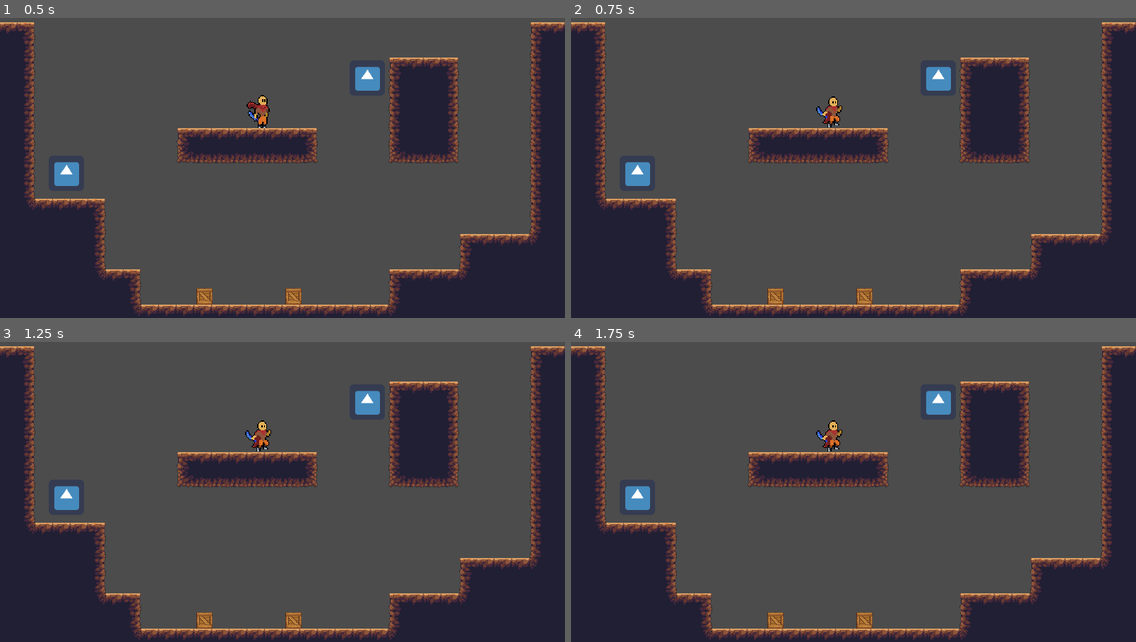
Above: before the commit, frames 1-4 (two rows, left to right).
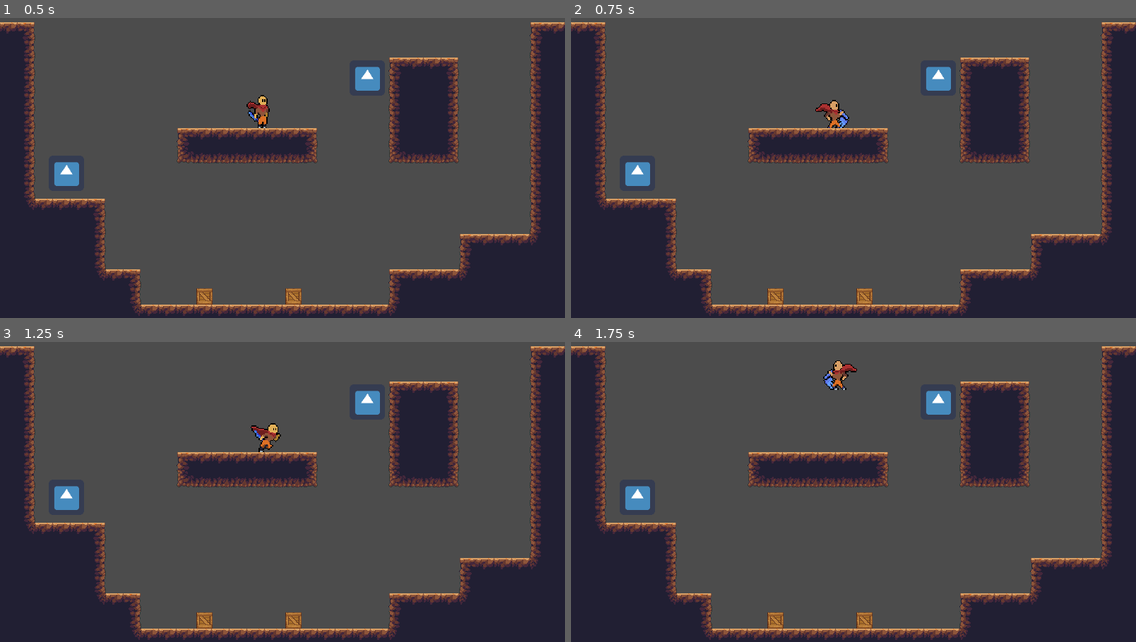
Above: after the commit, the same moments.

Repository: nadzmiidzham/poc-roguelike
Game: Godot game, scene res://src/scene/player_scene.tscn
Same seed, same stepped clock (60 frames per second), same inputs: the game is played once before the commit and once after it. The engine's default icon, where the game draws it, is replaced by a stand-in: a white triangle on a blue panel in a dark square.
Inputs (mouse positions are in pixels of both pictures, inside the frame that each line leads up to):
- Up to frame 1 (0.5 s): no input
- Up to frame 2 (0.75 s): move the mouse to (977, 135) at 0.52 s; press the mouse at (977, 135) at 0.53 s; hold D (right) from 0.53 s (still down)
- Up to frame 3 (1.25 s): keep holding D (right); tap Space (jump) at 0.77, 0.8, 1.07 s
- Up to frame 4 (1.75 s): move the mouse to (740, 492) at 1.27 s; release D (right) at 1.28 s; release the mouse at (740, 492) at 1.28 s; hold A (left) from 1.28 s (still down); tap Space (jump) at 1.35, 1.52 s; click (740, 492) at 1.55 s

Frame 1 is identical in both runs. In frame 2, 0.3% of the frame differs, in the area x 43-50%, y 26-37%; in frame 3, 0.4%; in frame 4, 0.6%, in the area x 43-51%, y 6-37%.

Commit message:
added basic attack state function

Diff:
--- a/src/actor/player/prefab/player.tscn
+++ b/src/actor/player/prefab/player.tscn
@@ -6,7 +6,8 @@
 [ext_resource path="res://src/actor/player/script/state/PlayerStateMachine.gd" type="Script" id=4]
 [ext_resource path="res://src/actor/player/script/Player.gd" type="Script" id=5]
 [ext_resource path="res://src/actor/player/script/state/StateMove.gd" type="Script" id=6]
-[ext_resource path="res://src/actor/player/script/state/StateAttack.gd" type="Script" id=7]
+[ext_resource path="res://src/actor/player/script/state/StateAttackBasic.gd" type="Script" id=7]
+[ext_resource path="res://assets/player/attack_basic.png" type="Texture" id=8]
 [ext_resource path="res://assets/player/player_jump.png" type="Texture" id=10]
 [ext_resource path="res://assets/player/wall_slide.png" type="Texture" id=11]
 
@@ -15,6 +16,273 @@
 height = 19.5442
 
 [sub_resource type="Animation" id=2]
+resource_name = "attack_basic_1"
+length = 0.25
+step = 0.05
+tracks/0/type = "value"
+tracks/0/path = NodePath("Sprite:texture")
+tracks/0/interp = 1
+tracks/0/loop_wrap = true
+tracks/0/imported = false
+tracks/0/enabled = true
+tracks/0/keys = {
+"times": PoolRealArray( 0 ),
+"transitions": PoolRealArray( 1 ),
+"update": 1,
+"values": [ ExtResource( 8 ) ]
+}
+tracks/1/type = "value"
+tracks/1/path = NodePath("Sprite:vframes")
+tracks/1/interp = 1
+tracks/1/loop_wrap = true
+tracks/1/imported = false
+tracks/1/enabled = true
+tracks/1/keys = {
+"times": PoolRealArray( 0 ),
+"transitions": PoolRealArray( 1 ),
+"update": 1,
+"values": [ 1 ]
+}
+tracks/2/type = "value"
+tracks/2/path = NodePath("Sprite:hframes")
+tracks/2/interp = 1
+tracks/2/loop_wrap = true
+tracks/2/imported = false
+tracks/2/enabled = true
+tracks/2/keys = {
+"times": PoolRealArray( 0 ),
+"transitions": PoolRealArray( 1 ),
+"update": 1,
+"values": [ 15 ]
+}
+tracks/3/type = "value"
+tracks/3/path = NodePath("Sprite:position")
+tracks/3/interp = 1
+tracks/3/loop_wrap = true
+tracks/3/imported = false
+tracks/3/enabled = true
+tracks/3/keys = {
+"times": PoolRealArray( 0 ),
+"transitions": PoolRealArray( 1 ),
+"update": 0,
+"values": [ Vector2( 0, -1.986 ) ]
+}
+tracks/4/type = "value"
+tracks/4/path = NodePath("Sprite:rotation_degrees")
+tracks/4/interp = 1
+tracks/4/loop_wrap = true
+tracks/4/imported = false
+tracks/4/enabled = true
+tracks/4/keys = {
+"times": PoolRealArray( 0 ),
+"transitions": PoolRealArray( 1 ),
+"update": 0,
+"values": [ 0.0 ]
+}
+tracks/5/type = "value"
+tracks/5/path = NodePath("Sprite:scale")
+tracks/5/interp = 1
+tracks/5/loop_wrap = true
+tracks/5/imported = false
+tracks/5/enabled = true
+tracks/5/keys = {
+"times": PoolRealArray( 0 ),
+"transitions": PoolRealArray( 1 ),
+"update": 0,
+"values": [ Vector2( 1, 1 ) ]
+}
+tracks/6/type = "value"
+tracks/6/path = NodePath("Sprite:frame")
+tracks/6/interp = 1
+tracks/6/loop_wrap = true
+tracks/6/imported = false
+tracks/6/enabled = true
+tracks/6/keys = {
+"times": PoolRealArray( 0, 0.05, 0.1, 0.15, 0.2 ),
+"transitions": PoolRealArray( 1, 1, 1, 1, 1 ),
+"update": 1,
+"values": [ 0, 1, 2, 3, 4 ]
+}
+
+[sub_resource type="Animation" id=3]
+resource_name = "attack_basic_2"
+length = 0.25
+step = 0.05
+tracks/0/type = "value"
+tracks/0/path = NodePath("Sprite:texture")
+tracks/0/interp = 1
+tracks/0/loop_wrap = true
+tracks/0/imported = false
+tracks/0/enabled = true
+tracks/0/keys = {
+"times": PoolRealArray( 0 ),
+"transitions": PoolRealArray( 1 ),
+"update": 1,
+"values": [ ExtResource( 8 ) ]
+}
+tracks/1/type = "value"
+tracks/1/path = NodePath("Sprite:vframes")
+tracks/1/interp = 1
+tracks/1/loop_wrap = true
+tracks/1/imported = false
+tracks/1/enabled = true
+tracks/1/keys = {
+"times": PoolRealArray( 0 ),
+"transitions": PoolRealArray( 1 ),
+"update": 1,
+"values": [ 1 ]
+}
+tracks/2/type = "value"
+tracks/2/path = NodePath("Sprite:hframes")
+tracks/2/interp = 1
+tracks/2/loop_wrap = true
+tracks/2/imported = false
+tracks/2/enabled = true
+tracks/2/keys = {
+"times": PoolRealArray( 0 ),
+"transitions": PoolRealArray( 1 ),
+"update": 1,
+"values": [ 15 ]
+}
+tracks/3/type = "value"
+tracks/3/path = NodePath("Sprite:position")
+tracks/3/interp = 1
+tracks/3/loop_wrap = true
+tracks/3/imported = false
+tracks/3/enabled = true
+tracks/3/keys = {
+"times": PoolRealArray( 0 ),
+"transitions": PoolRealArray( 1 ),
+"update": 0,
+"values": [ Vector2( 0, -1.986 ) ]
+}
+tracks/4/type = "value"
+tracks/4/path = NodePath("Sprite:rotation_degrees")
+tracks/4/interp = 1
+tracks/4/loop_wrap = true
+tracks/4/imported = false
+tracks/4/enabled = true
+tracks/4/keys = {
+"times": PoolRealArray( 0 ),
+"transitions": PoolRealArray( 1 ),
+"update": 0,
+"values": [ 0.0 ]
+}
+tracks/5/type = "value"
+tracks/5/path = NodePath("Sprite:scale")
+tracks/5/interp = 1
+tracks/5/loop_wrap = true
+tracks/5/imported = false
+tracks/5/enabled = true
+tracks/5/keys = {
+"times": PoolRealArray( 0 ),
+"transitions": PoolRealArray( 1 ),
+"update": 0,
+"values": [ Vector2( 1, 1 ) ]
+}
+tracks/6/type = "value"
+tracks/6/path = NodePath("Sprite:frame")
+tracks/6/interp = 1
+tracks/6/loop_wrap = true
+tracks/6/imported = false
+tracks/6/enabled = true
+tracks/6/keys = {
+"times": PoolRealArray( 0, 0.05, 0.1, 0.15, 0.2 ),
+"transitions": PoolRealArray( 1, 1, 1, 1, 1 ),
+"update": 1,
+"values": [ 5, 6, 7, 8, 9 ]
+}
+
+[sub_resource type="Animation" id=4]
+resource_name = "attack_basic_3"
+length = 0.3
+step = 0.05
+tracks/0/type = "value"
+tracks/0/path = NodePath("Sprite:texture")
+tracks/0/interp = 1
+tracks/0/loop_wrap = true
+tracks/0/imported = false
+tracks/0/enabled = true
+tracks/0/keys = {
+"times": PoolRealArray( 0 ),
+"transitions": PoolRealArray( 1 ),
+"update": 1,
+"values": [ ExtResource( 8 ) ]
+}
+tracks/1/type = "value"
+tracks/1/path = NodePath("Sprite:vframes")
+tracks/1/interp = 1
+tracks/1/loop_wrap = true
+tracks/1/imported = false
+tracks/1/enabled = true
+tracks/1/keys = {
+"times": PoolRealArray( 0 ),
+"transitions": PoolRealArray( 1 ),
+"update": 1,
+"values": [ 1 ]
+}
+tracks/2/type = "value"
+tracks/2/path = NodePath("Sprite:hframes")
+tracks/2/interp = 1
+tracks/2/loop_wrap = true
+tracks/2/imported = false
+tracks/2/enabled = true
+tracks/2/keys = {
+"times": PoolRealArray( 0 ),
+"transitions": PoolRealArray( 1 ),
+"update": 1,
+"values": [ 15 ]
+}
+tracks/3/type = "value"
+tracks/3/path = NodePath("Sprite:position")
+tracks/3/interp = 1
+tracks/3/loop_wrap = true
+tracks/3/imported = false
+tracks/3/enabled = true
+tracks/3/keys = {
+"times": PoolRealArray( 0 ),
+"transitions": PoolRealArray( 1 ),
+"update": 0,
+"values": [ Vector2( 0, -1.986 ) ]
+}
+tracks/4/type = "value"
+tracks/4/path = NodePath("Sprite:rotation_degrees")
+tracks/4/interp = 1
+tracks/4/loop_wrap = true
+tracks/4/imported = false
+tracks/4/enabled = true
+tracks/4/keys = {
+"times": PoolRealArray( 0 ),
+"transitions": PoolRealArray( 1 ),
+"update": 0,
+"values": [ 0.0 ]
+}
+tracks/5/type = "value"
+tracks/5/path = NodePath("Sprite:scale")
+tracks/5/interp = 1
+tracks/5/loop_wrap = true
+tracks/5/imported = false
+tracks/5/enabled = true
+tracks/5/keys = {
+"times": PoolRealArray( 0 ),
+"transitions": PoolRealArray( 1 ),
+"update": 0,
+"values": [ Vector2( 1, 1 ) ]
+}
+tracks/6/type = "value"
+tracks/6/path = NodePath("Sprite:frame")
+tracks/6/interp = 1
+tracks/6/loop_wrap = true
+tracks/6/imported = false
+tracks/6/enabled = true
+tracks/6/keys = {
+"times": PoolRealArray( 0, 0.05, 0.1, 0.15, 0.2, 0.25 ),
+"transitions": PoolRealArray( 1, 1, 1, 1, 1, 1 ),
+"update": 1,
+"values": [ 9, 10, 11, 12, 13, 14 ]
+}
+
+[sub_resource type="Animation" id=5]
 length = 0.05
 tracks/0/type = "value"
 tracks/0/path = NodePath("CollisionBox:shape")
@@ -924,8 +1192,7 @@
 "values": [ Vector2( 1, 1 ) ]
 }
 
-[sub_resource type="Animation" id=5]
-resource_name = "move"
+[sub_resource type="Animation" id=8]
 length = 0.35
 loop = true
 tracks/0/type = "value"
@@ -1540,10 +1807,10 @@
 script = ExtResource( 5 )
 
 [node name="Sprite" type="Sprite" parent="."]
-position = Vector2( -4.96646, -1.98649 )
-texture = ExtResource( 10 )
-hframes = 7
-frame = 3
+position = Vector2( 0, -1.986 )
+texture = ExtResource( 8 )
+hframes = 15
+frame = 14
 
 [node name="CollisionBox" type="CollisionShape2D" parent="."]
 shape = SubResource( 1 )
@@ -1559,11 +1826,14 @@
 collision_mask = 8
 
 [node name="Animation" type="AnimationPlayer" parent="."]
-anims/fall = SubResource( 2 )
-anims/idle = SubResource( 3 )
-anims/jump = SubResource( 4 )
-anims/move = SubResource( 5 )
-anims/wall_slide = SubResource( 6 )
+anims/attack_basic_1 = SubResource( 2 )
+anims/attack_basic_2 = SubResource( 3 )
+anims/attack_basic_3 = SubResource( 4 )
+anims/fall = SubResource( 5 )
+anims/idle = SubResource( 6 )
+anims/jump = SubResource( 7 )
+anims/move = SubResource( 8 )
+anims/wall_slide = SubResource( 9 )
 
 [node name="State" type="Node" parent="."]
 script = ExtResource( 4 )
@@ -1575,5 +1845,11 @@
 [node name="Move" type="Node" parent="State"]
 script = ExtResource( 6 )
 
-[node name="Attack" type="Node" parent="State"]
+[node name="AttackBasic" type="Node" parent="State"]
 script = ExtResource( 7 )
+
+[node name="Timer" type="Timer" parent="State/AttackBasic"]
+wait_time = 0.3
+one_shot = true
+[connection signal="animation_finished" from="Animation" to="State/AttackBasic" method="_on_Animation_animation_finished"]
+[connection signal="timeout" from="State/AttackBasic/Timer" to="State/AttackBasic" method="_on_Timer_timeout"]
--- a/src/actor/player/script/state/PlayerStateMachine.gd
+++ b/src/actor/player/script/state/PlayerStateMachine.gd
@@ -2,15 +2,19 @@
 
 onready var idle := $Idle
 onready var move := $Move
-onready var attack := $Attack
+onready var attack_basic := $AttackBasic
+
 
 func _ready():
 	state_map = {
 		'idle': idle,
 		'move': move,
-		'attack': attack
+		'attack_basic': attack_basic
 	}
+	interrupt_state = [
+		'attack_basic'
+	]
 
 func _unhandled_input(event):
 	if event.is_action_pressed("attack_basic"):
-		current_state.emit_signal("change_state", "attack")
+		current_state.emit_signal("change_state", "attack_basic")
--- a/src/actor/player/script/state/StateAttack.gd
+++ /dev/null
@@ -1,12 +0,0 @@
-extends State
-
-var animation
-
-
-func on_enter():
-	animation = owner.get_node("Animation")
-	animation.play("jump")
-
-
-func _on_animation_finished(_name):
-	emit_signal("change_state", "previous")
--- /dev/null
+++ b/src/actor/player/script/state/StateAttackBasic.gd
@@ -0,0 +1,70 @@
+extends State
+
+
+export(Array) var combo = [
+	{
+		"animation": "attack_basic_1",
+		"effect": null
+	},
+	{
+		"animation": "attack_basic_2",
+		"effect": null
+	},
+	{
+		"animation": "attack_basic_3",
+		"effect": null
+	}
+]
+
+onready var timer := $Timer
+
+onready var combo_count := 0
+onready var combo_finished := false
+onready var animation_finished := true
+onready var timer_finished := false
+
+var animation
+var cur_animation_name
+
+
+func on_enter():
+	# player cannot move while attacking on ground
+	if owner.is_grounded():
+		owner.velocity.x = 0
+
+	# play attack animation
+	cur_animation_name = combo[combo_count].animation
+	animation = owner.get_node("Animation")
+	animation.play(cur_animation_name)
+
+func on_exit():
+	combo_finished = false
+	timer_finished = false
+	animation_finished = true
+	combo_count = 0
+	timer.stop()
+
+
+func process(_delta):
+	combo_finished = timer_finished || (combo_count >= combo.size())
+
+	if combo_finished:
+		emit_signal("change_state", "previous")
+
+	# input for next combo attack animation
+	if !combo_finished && animation_finished && Input.is_action_just_pressed("attack_basic"):
+		cur_animation_name = combo[combo_count].animation # play current attack combo animation
+		animation_finished = false # start a new animation
+		timer_finished = false # reset timer due to received input for next attack combo animation
+		animation.play(cur_animation_name)
+
+
+func _on_Animation_animation_finished(anim_name):
+	if anim_name == cur_animation_name:
+		combo_count += 1 # increment combo to access next attack combo animation
+		animation_finished = true # notify attack animation has finished
+		timer.start() # start timer after attack animation finish to check for further attack input
+
+func _on_Timer_timeout():
+	if animation_finished:
+		timer_finished = true # notify timer finished if there's no further input after animation finished
--- a/src/state_machine/State.gd
+++ b/src/state_machine/State.gd
@@ -22,5 +22,5 @@
 	pass
 
 
-func _on_animation_finished(_name):
+func on_animation_finished(_animation_name):
 	pass
--- a/src/state_machine/StateMachine.gd
+++ b/src/state_machine/StateMachine.gd
@@ -4,6 +4,7 @@
 export(NodePath) var initial_state
 
 var state_map = {}
+var interrupt_state = []
 var state_stack = []
 var current_state: Node = null
 
@@ -41,22 +42,29 @@
 	_active = value
 	set_physics_process(value)
 	set_process_input(value)
-	if not _active:
+	if !_active:
 		state_stack = []
 		current_state = null
 
 func _change_state(state_name):
 	if !_active:
 		return
+	if (state_map.has(state_name)) && (current_state == state_map[state_name]):
+		return
 
+	if state_name in interrupt_state:
+		state_stack.push_front(state_map[state_name])
+
+	# on exit
 	current_state.on_exit()
 
+	# add state to stack
 	if state_name == 'previous':
 		state_stack.pop_front()
 	else:
 		state_stack[0] = state_map[state_name]
-
 	current_state = state_stack[0]
 
+	# on enter
 	if state_name != 'previous':
 		current_state.on_enter()
Not shown: 4 places in src/actor/player/prefab/player.tscn that only renumber resources
